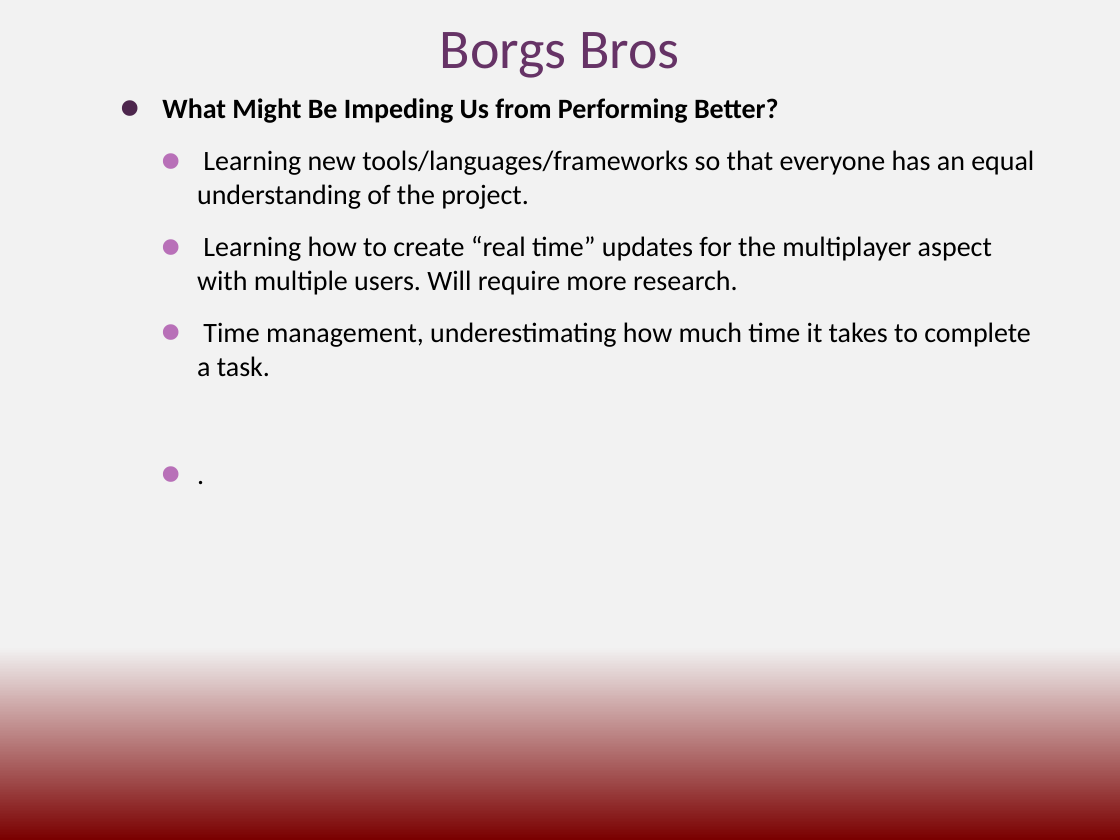
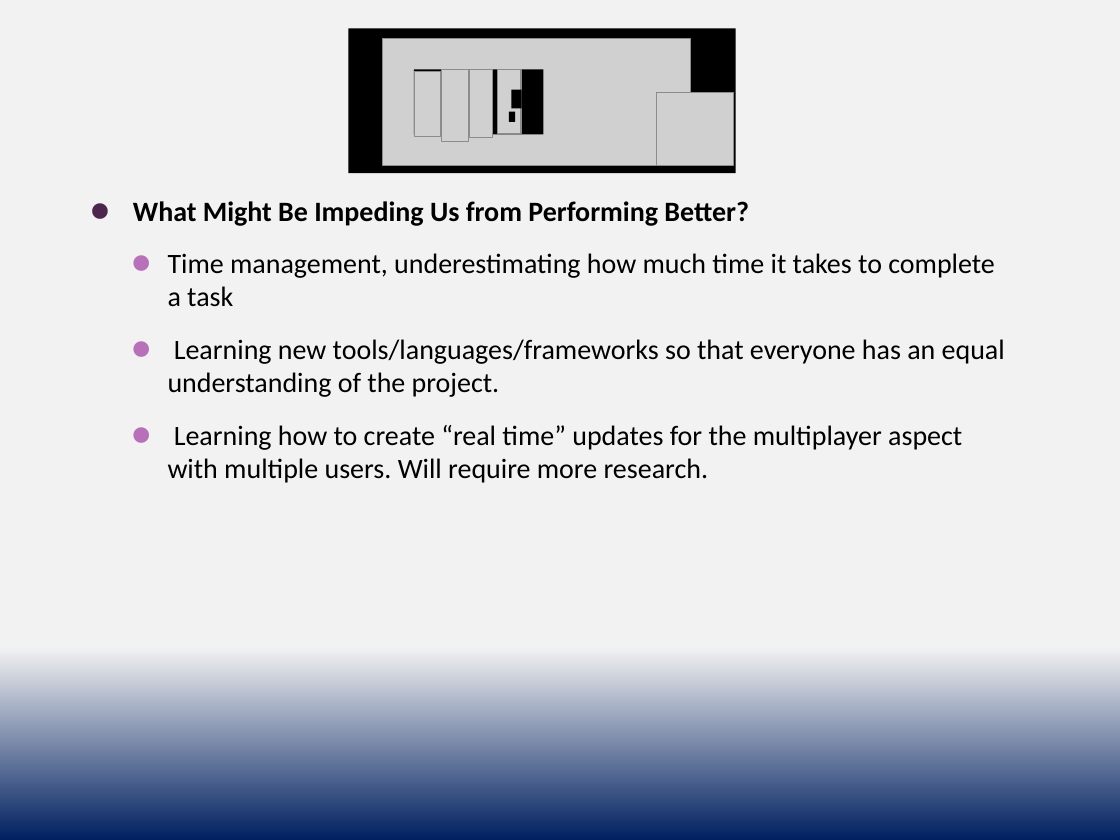
Before and after one commit to cs3398-borgs-bros/JeopardyChamp-Project, a slide deck: slide 2 of docs/Borgs_Retrospective.pptx. Drawn at 1120x840 pixels with LibreOffice and Linux fonts; fonts in the diff are those of the drawing; grey boxes stand for pictures. Boxes give left, top, right and bottom in pixels: in the first picture for what was removed or moved away, otherwise in the second. Text is boxed around its words. In the diff, an @@ line names an element or a change of style, - is before the commit and + after.

```diff
--- a/docs/Borgs_Retrospective.pptx
+++ b/docs/Borgs_Retrospective.pptx
@@ background gradient #F2F2F2 to #7A0000 to gradient #F2F2F2 to #002060 @@
@@ title removed at bbox=[440, 32, 679, 78] @@
-Borgs Bros
@@ group added at bbox=[348, 28, 736, 172]: 6 pictures, 4 rectangles @@
@@ text "What Might Be Impeding Us ...": place and size @@
-text "What Might Be Impeding Us ..." at bbox=[162, 98, 1034, 377]
+text "What Might Be Impeding Us ..." at bbox=[133, 201, 1005, 483]
@@ text at bbox=[168, 253, 995, 307]: paragraph added @@
+    ⚫ Time management, underestimating how much time it takes to complete a task
@@ text at bbox=[197, 322, 1031, 377]: paragraphs removed @@
-    ⚫ Time management, underestimating how much time it takes to complete a task.
-    ⚫ .
```
Also in this commit, not shown: 2 other slides changed, 1 other file.
